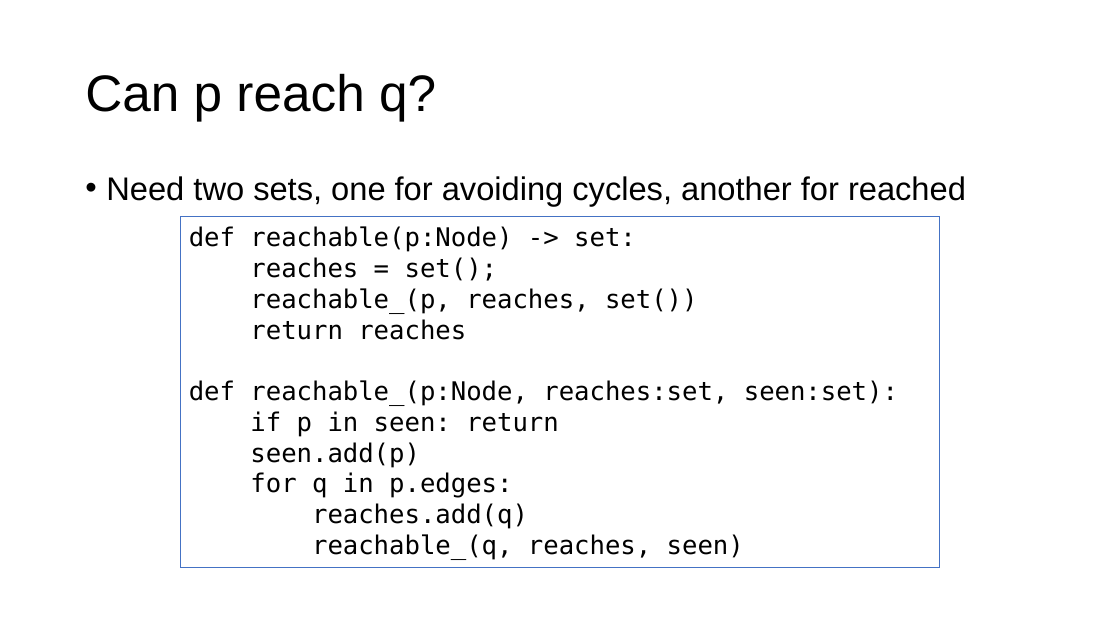
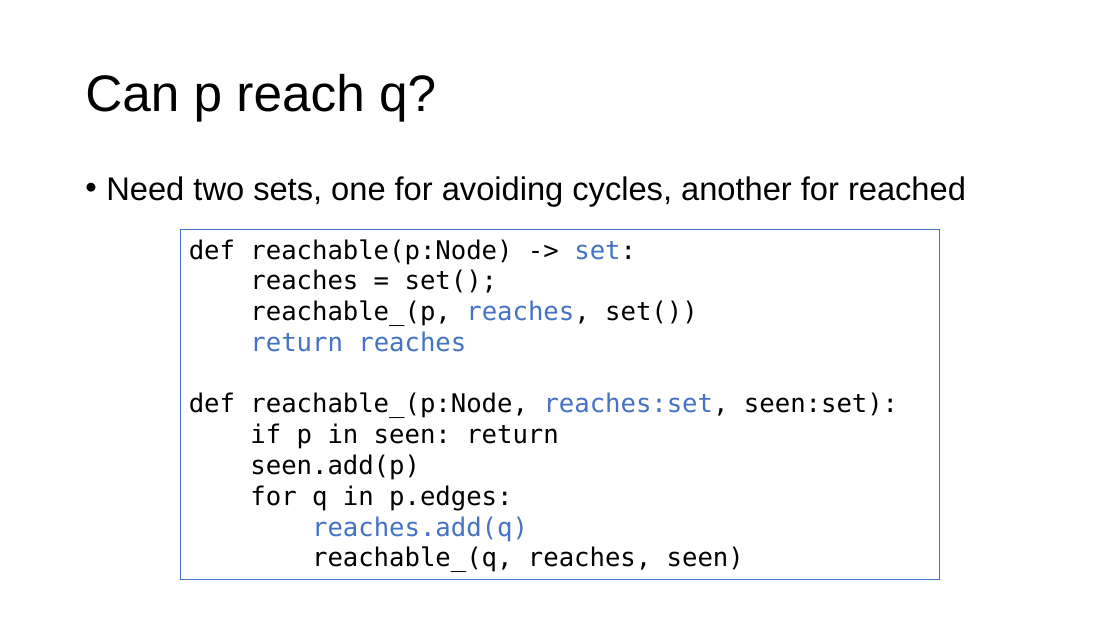
Before and after one commit to parrt/msds689, a slide deck: slide 9 of notes/graphs.pptx (slide 8 before the commit). Drawn at 1120x630 pixels with LibreOffice and Linux fonts; fonts in the diff are those of the drawing; background and template pictures are left out. Boxes give left, top, right and bottom in pixels: in the first picture for what was removed or moved away, otherwise in the second. Text is boxed around its words. In the diff, an @@ line names an element or a change of style, - is before the commit and + after.

```diff
--- a/notes/graphs.pptx
+++ b/notes/graphs.pptx
@@ rectangle "def reachable(p:Node) -> set:": place and size @@
-rectangle "def reachable(p:Node) -> set:" at bbox=[181, 217, 940, 567]
+rectangle "def reachable(p:Node) -> set:" at bbox=[181, 229, 940, 580]
@@ text in rectangle at bbox=[189, 239, 898, 541]: text colour #000000 to #4472C4 in "set:", "reaches,", "return reaches", "reaches:set," and 1 more places @@
```
Also in this commit, not shown: 2 other slides changed, 1 slide added, 4 other files.
